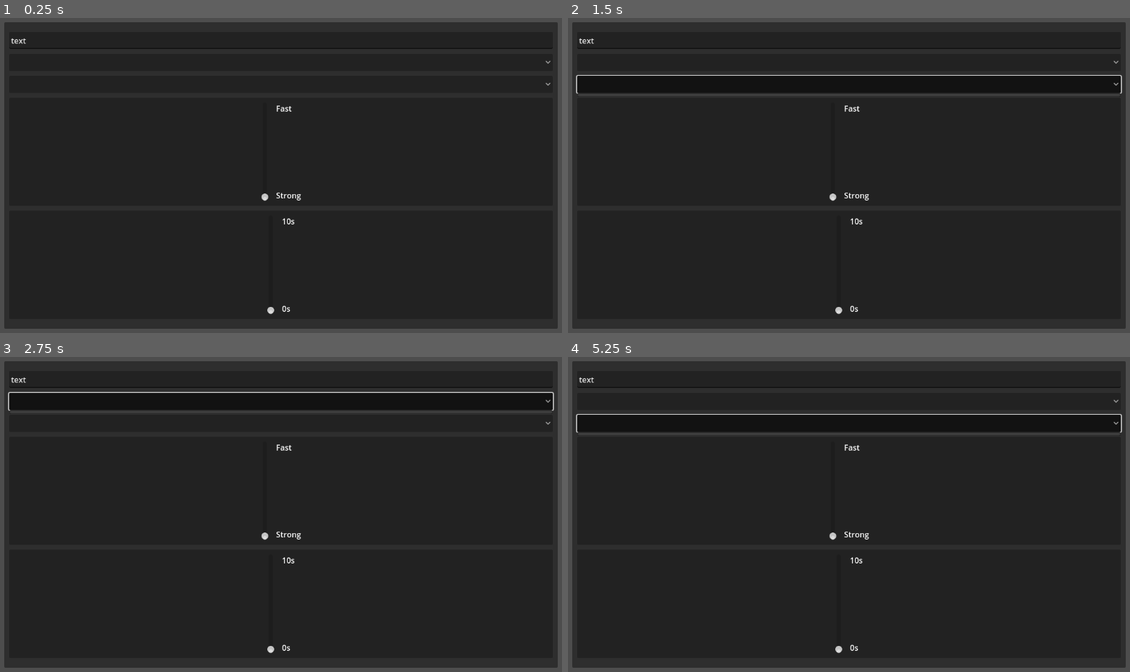
Above: before the commit, frames 1-4 (two rows, left to right).
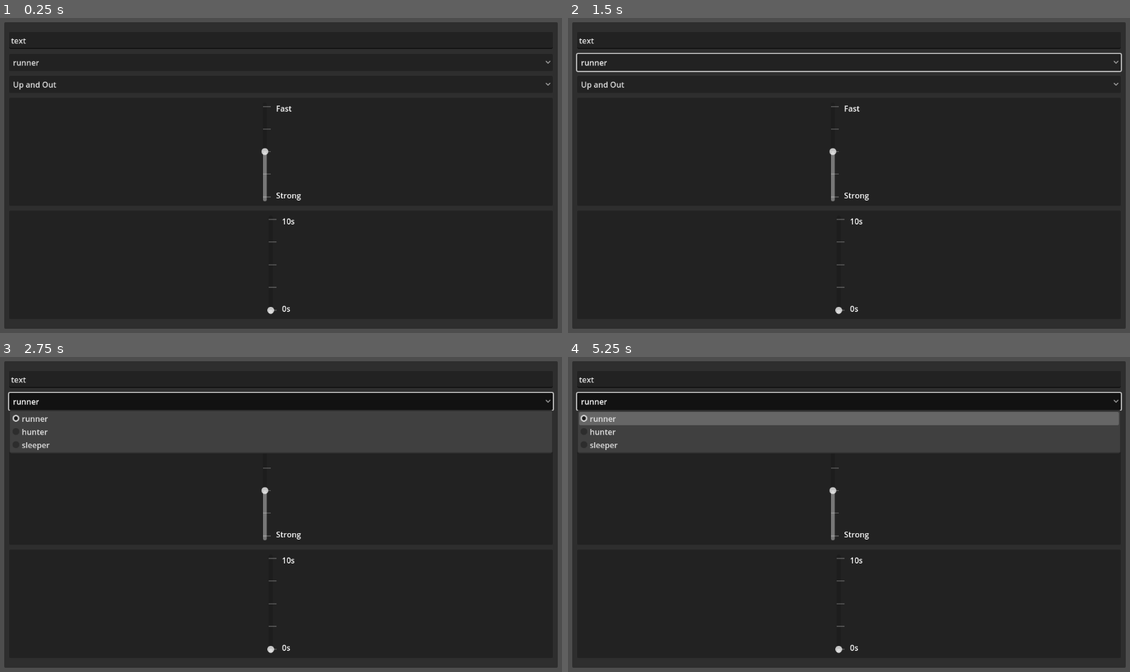
Above: after the commit, the same moments.

Repository: computing-lex/GDC-CTF
Game: Godot game, scene res://Team Menu/TeamMenu.tscn
The game is run twice, just before and just after one commit, with the same random seed, the same clock (stepped at 60 frames per second) and the same inputs. The project has no main scene, so this scene is started directly.
Inputs (mouse positions are in pixels of both pictures, inside the frame that each line leads up to):
- Up to frame 1 (0.25 s): no input
- Up to frame 2 (1.5 s): click (849, 62) at 0.5 s; click (849, 84) at 1.25 s
- Up to frame 3 (2.75 s): click (281, 401) at 2 s
- Up to frame 4 (5.25 s): click (849, 423) at 2.75 s; click (849, 401) at 3.5 s; click (849, 423) at 4.25 s; tap Enter at 5 s

The runs differ from the first frame. In frame 1, 0.3% of the frame differs, in the area x 2-50%, y 13-93%; in frame 2, 1.5%; in frame 3, 10%; in frame 4, 12%, in the area x 1-99%, y 10-93%.

Commit message:
added options for agent menu

Diff:
--- a/Team Menu/agent_menu.tscn
+++ b/Team Menu/agent_menu.tscn
@@ -27,12 +27,31 @@
 [node name="type" type="OptionButton" parent="MarginContainer/VBoxContainer"]
 custom_minimum_size = Vector2(0, 35)
 layout_mode = 2
+selected = 0
+item_count = 3
+popup/item_0/text = "runner"
+popup/item_0/id = 0
+popup/item_1/text = "hunter"
+popup/item_1/id = 1
+popup/item_2/text = "sleeper"
+popup/item_2/id = 2
 
 [node name="movement" type="OptionButton" parent="MarginContainer/VBoxContainer"]
 custom_minimum_size = Vector2(0, 35)
 layout_mode = 2
+selected = 0
+item_count = 4
+popup/item_0/text = "Up and Out"
+popup/item_0/id = 0
+popup/item_1/text = "Out and Up"
+popup/item_1/id = 1
+popup/item_2/text = "Grand Central"
+popup/item_2/id = 2
+popup/item_3/text = "Loiter"
+popup/item_3/id = 3
 
 [node name="Panel" type="Panel" parent="MarginContainer/VBoxContainer"]
+custom_minimum_size = Vector2(0, 75)
 layout_mode = 2
 size_flags_vertical = 3
 
@@ -58,6 +77,12 @@
 layout_mode = 2
 size_flags_horizontal = 1
 size_flags_vertical = 3
+min_value = 1.0
+max_value = 19.0
+step = 0.5
+value = 10.0
+tick_count = 5
+ticks_on_borders = true
 
 [node name="VBoxContainer" type="VBoxContainer" parent="MarginContainer/VBoxContainer/Panel/MarginContainer/HBoxContainer"]
 layout_mode = 2
@@ -83,6 +108,7 @@
 vertical_alignment = 2
 
 [node name="Panel2" type="Panel" parent="MarginContainer/VBoxContainer"]
+custom_minimum_size = Vector2(0, 75)
 layout_mode = 2
 size_flags_vertical = 3
 
@@ -104,10 +130,14 @@
 theme_override_constants/separation = 15
 alignment = 1
 
-[node name="speed and strength" type="VSlider" parent="MarginContainer/VBoxContainer/Panel2/MarginContainer/HBoxContainer"]
+[node name="delay" type="VSlider" parent="MarginContainer/VBoxContainer/Panel2/MarginContainer/HBoxContainer"]
 layout_mode = 2
 size_flags_horizontal = 1
 size_flags_vertical = 3
+max_value = 10.0
+step = 0.2
+tick_count = 5
+ticks_on_borders = true
 
 [node name="VBoxContainer" type="VBoxContainer" parent="MarginContainer/VBoxContainer/Panel2/MarginContainer/HBoxContainer"]
 layout_mode = 2
